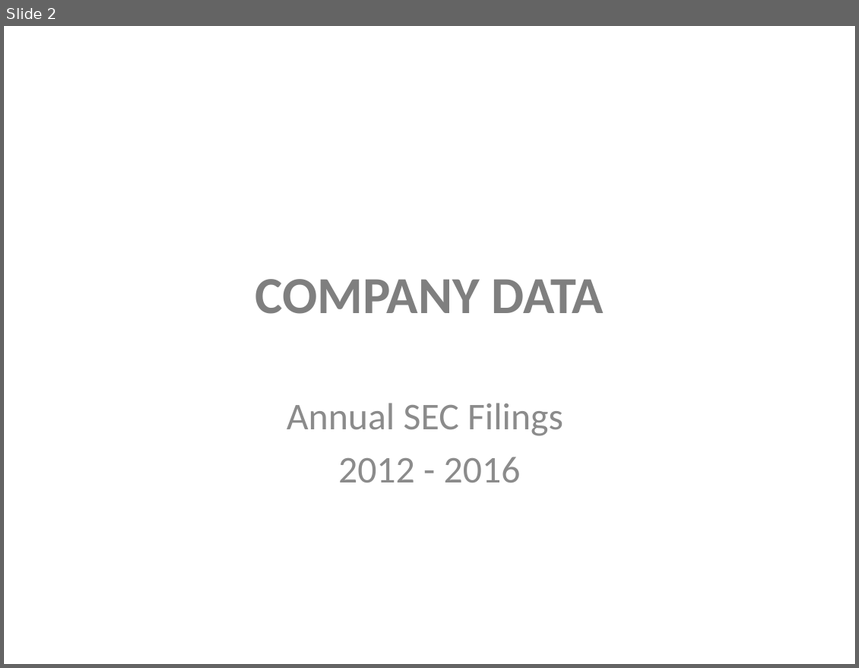
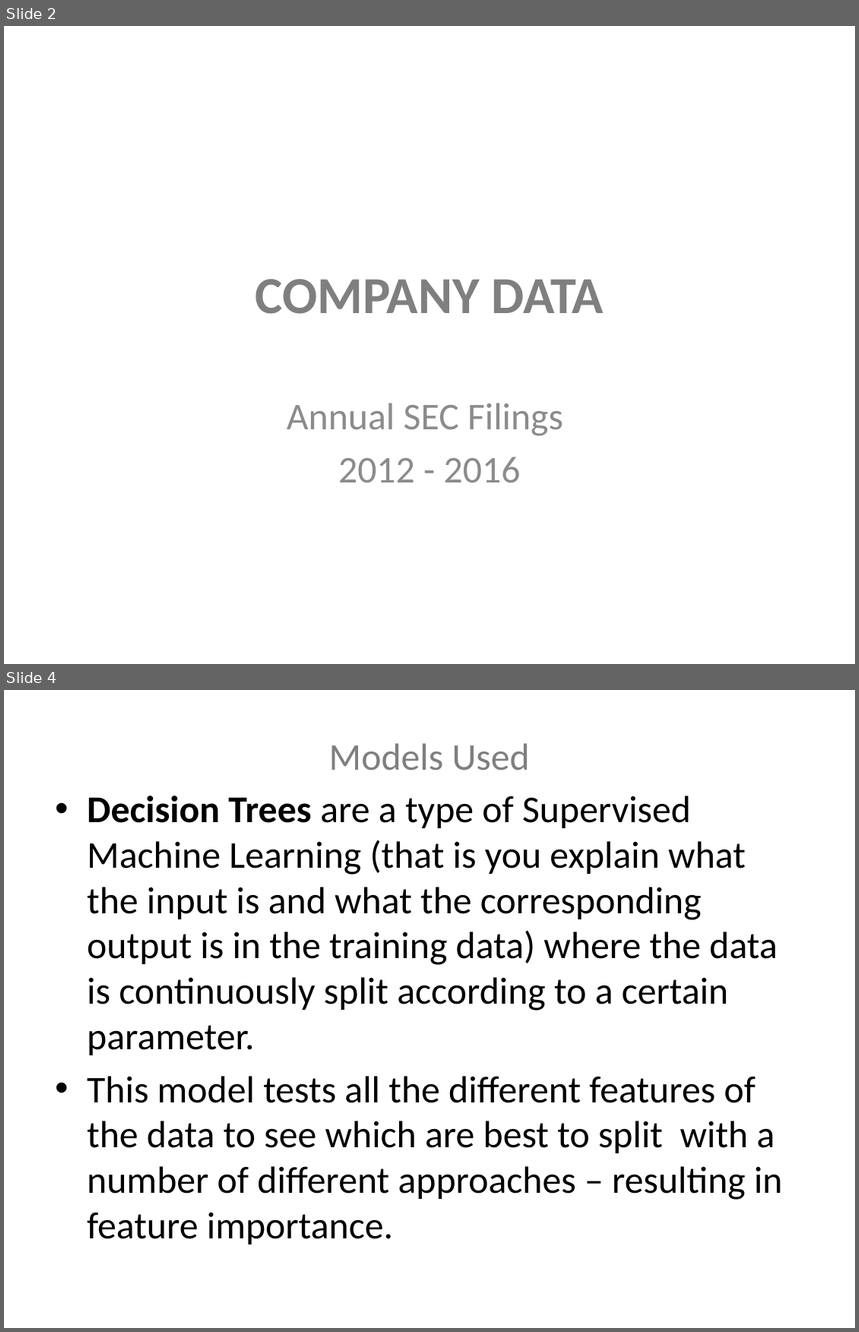
Before and after one commit to Sue-Mir/Module3_B_Project, a slide deck: Project3_B_NonTechnicalPresentation.pptx. Shown one above the other, each under a label of ours: slide 2 before the commit, slides 2 and 4 after it; the slides between them are not shown. The pictures are 859x668 and 859x1332 pixels, drawn with LibreOffice and Linux fonts; fonts in the diff are those of the drawing. Boxes give left, top, right and bottom in pixels: in the first picture for what was removed or moved away, otherwise in the second. Text is boxed around its words. In the diff, an @@ line names an element or a change of style, - is before the commit and + after.

```diff
--- a/Project3_B_NonTechnicalPresentation.pptx
+++ b/Project3_B_NonTechnicalPresentation.pptx
@@ slide 4 added at (4, 690, 855, 1328), background #FFFFFF @@
@@ text added at (87, 743, 783, 1245), 32 pt, text #000000 @@
+Models Used
+• Decision Trees are a type of Supervised Machine Learning (that is you explain what the input is and what the corresponding output is in the training data) where the data is continuously split according to a certain parameter.
+• This model tests all the different features of the data to see which are best to split with a number of different approaches – resulting in feature importance.
```
Also in this commit, not shown: 3 slides changed, 27 other files.
